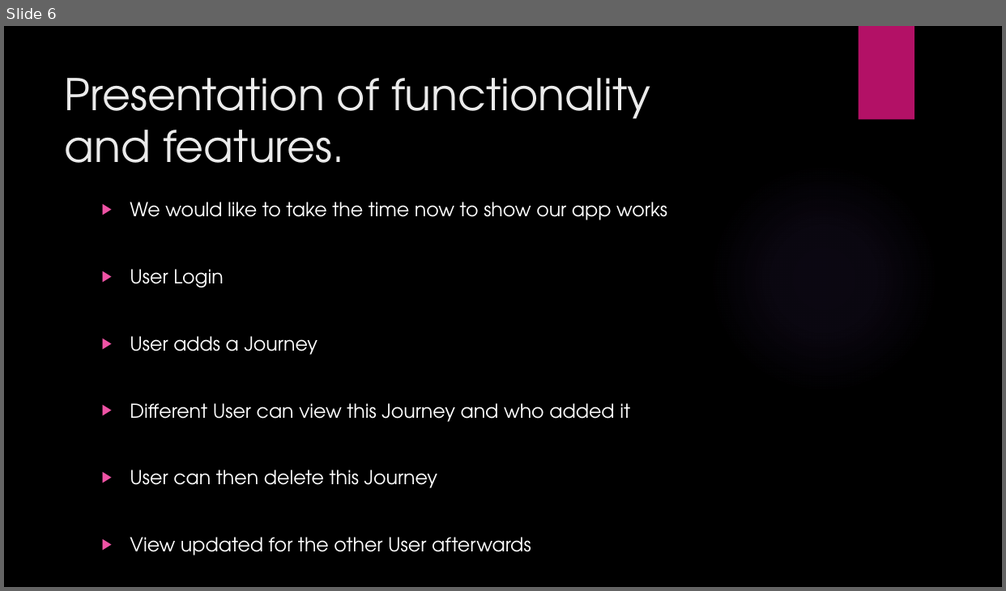
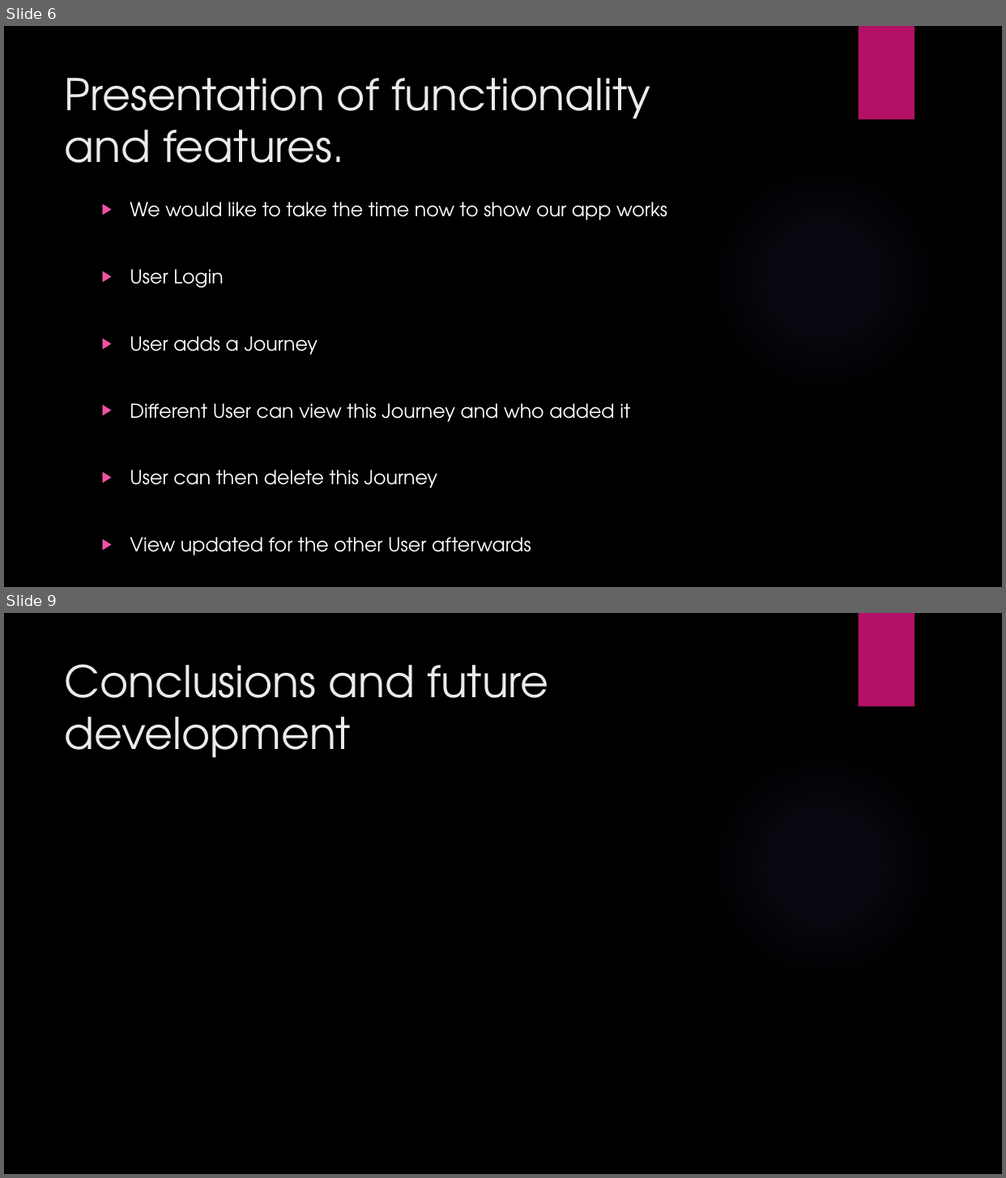
Before and after one commit to cormacmchale/ProfPractice, a slide deck: RideShare.pptx. Shown one above the other, each under a label of ours: slide 6 before the commit, slides 6 and 9 after it; the slides between them are not shown. The pictures are 1006x591 and 1006x1178 pixels, drawn with LibreOffice and Linux fonts; fonts in the diff are those of the drawing; background and template pictures are left out. Boxes give left, top, right and bottom in pixels: in the first picture for what was removed or moved away, otherwise in the second. Text is boxed around its words. In the diff, an @@ line names an element or a change of style, - is before the commit and + after.

```diff
--- a/RideShare.pptx
+++ b/RideShare.pptx
@@ slide 9 added at (x1=4, y1=613, x2=1002, y2=1174), background picture (left out); not listed: 2 template elements that a slide beside it also shows @@
@@ title added at (x1=65, y1=664, x2=548, y2=758), 42 pt, text #EBEBEB @@
+Conclusions and future development
```
Also in this commit, not shown: 1 slide changed, 1 other slide added, 10 other files.
